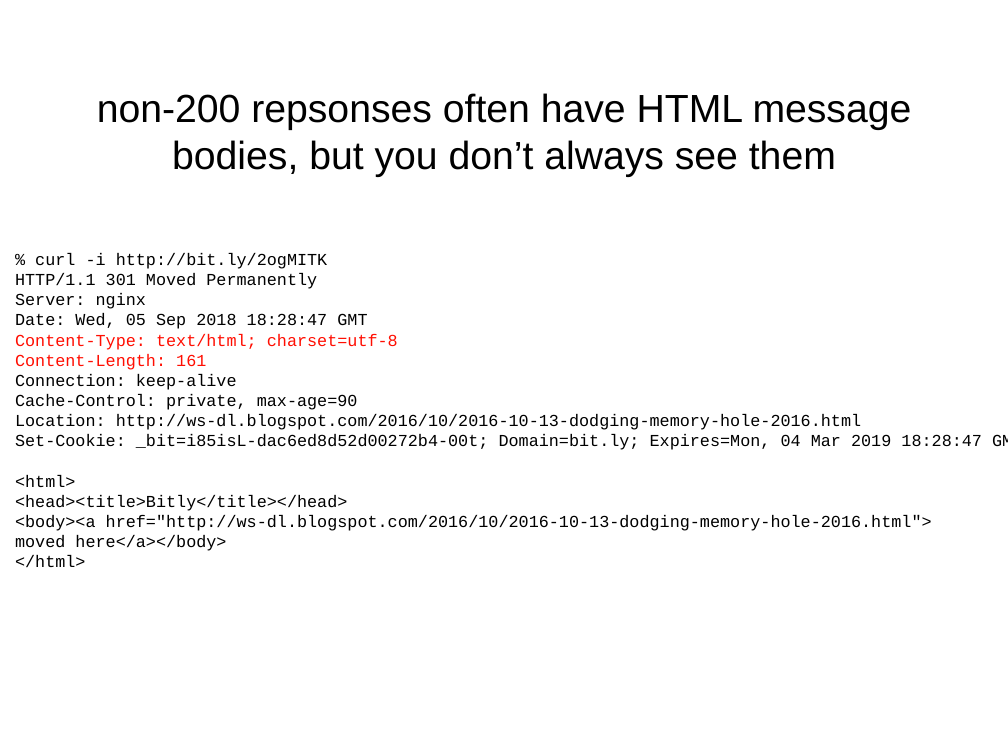
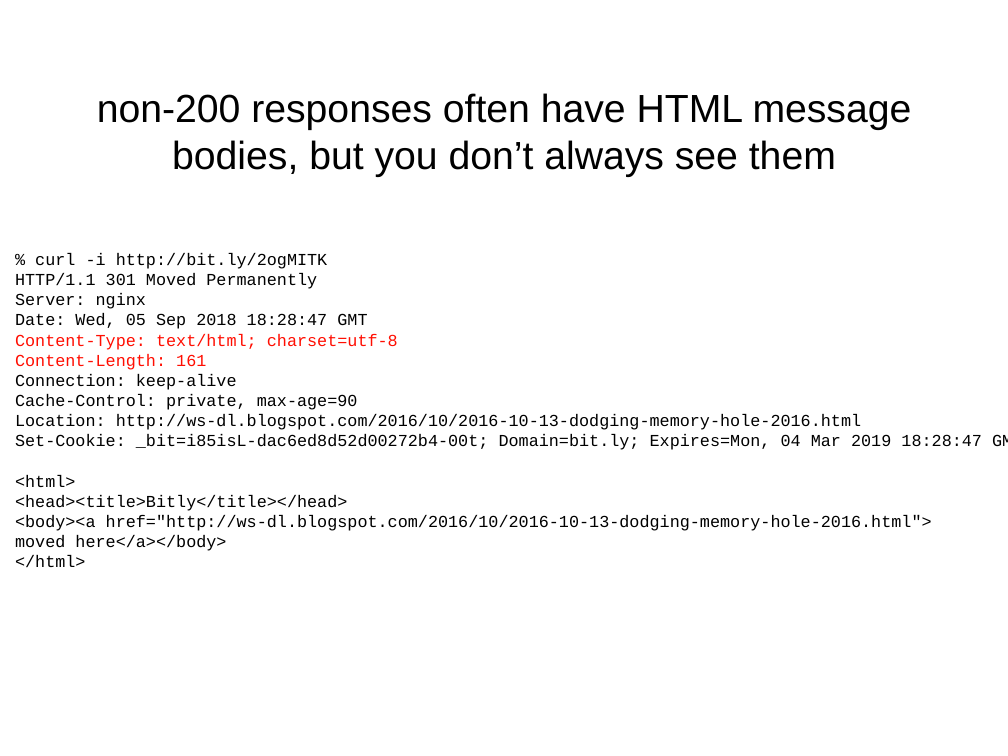
Before and after one commit to phonedude/cs531-f18, a slide deck: slide 47 of slides/week-02-uris-mime.ppt. Drawn at 1008x756 pixels with LibreOffice and Linux fonts; fonts in the diff are those of the drawing. Boxes give left, top, right and bottom in pixels: in the first picture for what was removed or moved away, otherwise in the second. Text is boxed around its words. In the diff, an @@ line names an element or a change of style, - is before the commit and + after.

```diff
--- a/slides/week-02-uris-mime.ppt
+++ b/slides/week-02-uris-mime.ppt
@@ title at box(97, 93, 912, 177): text changed @@
-non-200 repsonses often have HTML message bodies, but you don’t always see them
+non-200 responses often have HTML message bodies, but you don’t always see them
```
Also in this commit, not shown: 1 other slide changed, 2 other files.
